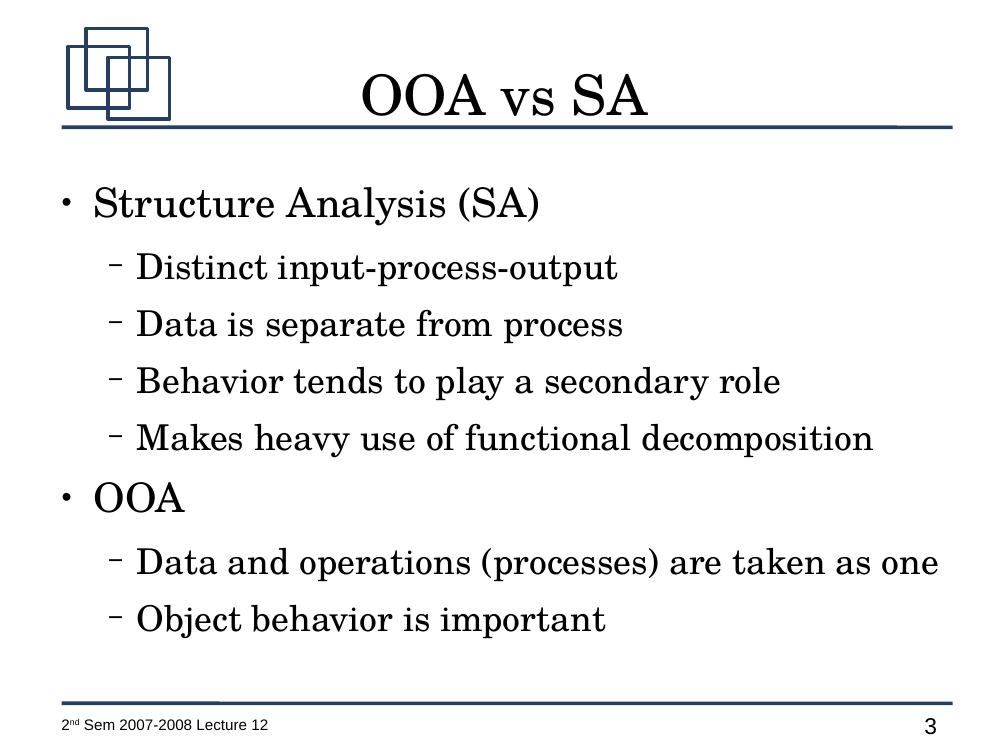
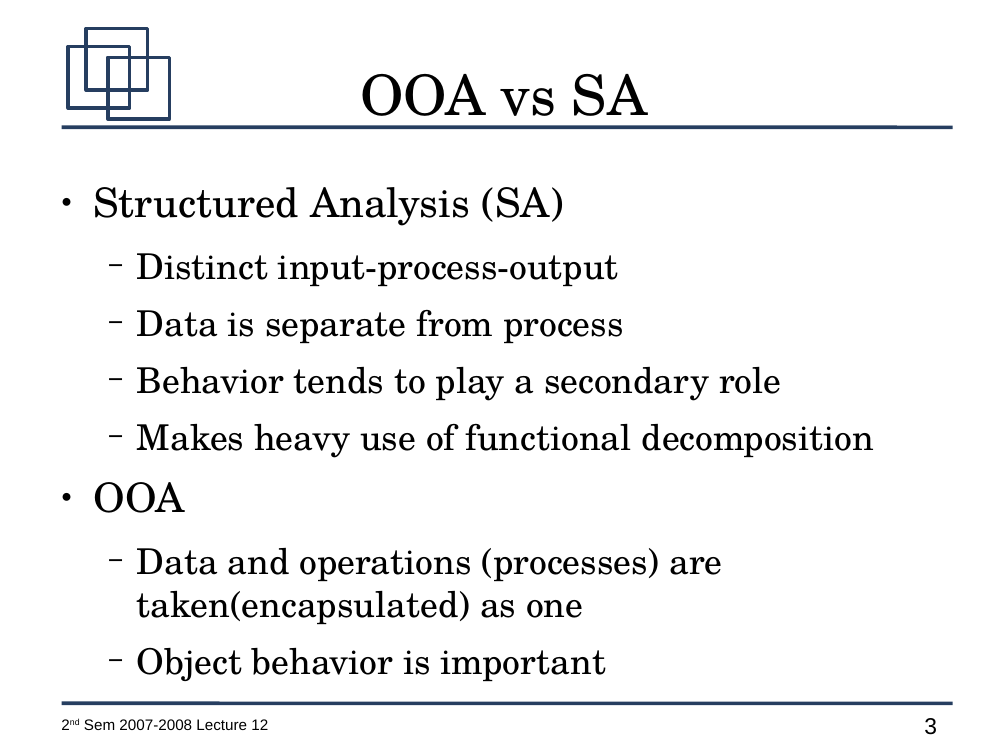
Before and after one commit to jachermocilla/jach-homepage, a slide deck: slide 3 of CMSC128-2nd-Sem-2007-L12.odp. Drawn at 1008x756 pixels with LibreOffice and Linux fonts; fonts in the diff are those of the drawing. Boxes give left, top, right and bottom in pixels: in the first picture for what was removed or moved away, otherwise in the second. Text is boxed around its words. In the diff, an @@ line names an element or a change of style, - is before the commit and + after.

```diff
--- a/CMSC128-2nd-Sem-2007-L12.odp
+++ b/CMSC128-2nd-Sem-2007-L12.odp
@@ text at <box>94,187,564,226</box>: text changed @@
-● Structure Analysis (SA)
+● Structured Analysis (SA)
@@ text at <box>137,547,722,625</box>: text changed @@
-  − Data and operations (processes) are taken as one
+  − Data and operations (processes) are taken(encapsulated) as one
```
Also in this commit, not shown: 12 other slides changed, 9 slides added, 1 slide removed.
